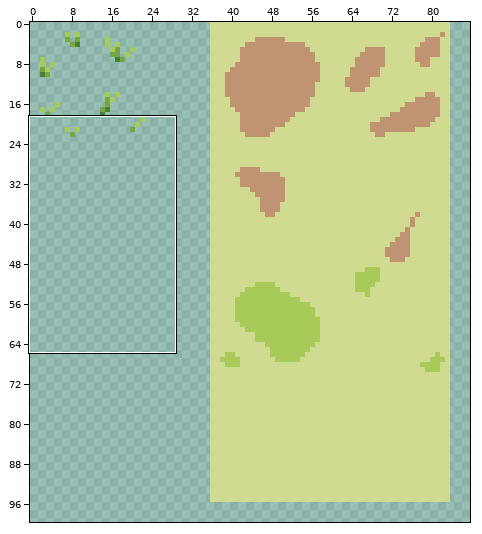
One commit to this pixel-art file: Art/tilemap/GrassyPlains_SOLODEVION/grassy_plains.aseprite. Above, an overview of the earlier version with the close-up marked.
Close-up. Before the edit:
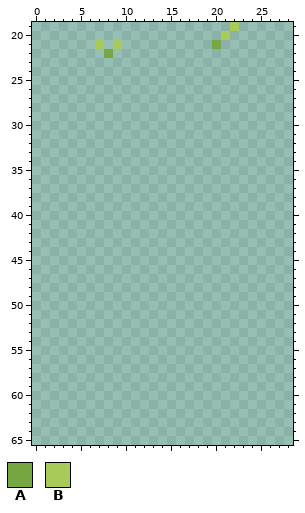
100x100 pixels, 1 frame. Shown: x 0..28, y 19..65. The wide view leaves out empty margins.
Palette (. is transparent): A #75a743  B #a8ca58
Pixels before, first column x 7:
19 ...............B
20 ..............B.
21 B.B..........A..
22 .A..............
And afterwards:
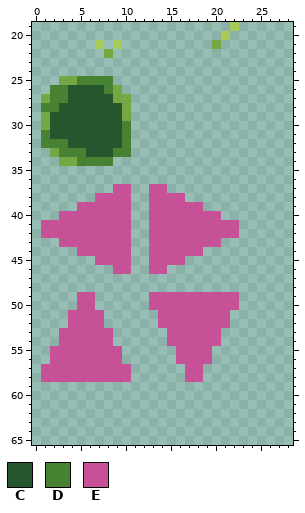
Colours new in this view: C #25562e  D #468232  E #c65197
The exact change:
Changed rows in their new state; - is an unchanged pixel.
first column x 1:
25 --AADDDD--------------
26 -DDCCCCDA-------------
27 ADDCCCCCAA------------
28 DDCCCCCCCA------------
29 ACCCCCCCCA------------
30 ACCCCCCCCD------------
31 DCCCCCCCCD------------
32 DDDCCCCCCD------------
33 -ADDDCCCDD------------
34 --AADDDD--------------
37 --------EE--EE--------
38 ------EEEE--EEEE------
39 ----EEEEEE--EEEEEE----
40 --EEEEEEEE--EEEEEEEE--
41 EEEEEEEEEE--EEEEEEEEEE
42 EEEEEEEEEE--EEEEEEEEEE
43 --EEEEEEEE--EEEEEEEE--
44 ----EEEEEE--EEEEEE----
45 ------EEEE--EEEE------
46 --------EE--EE--------
49 ----EE------EEEEEEEEEE
50 ----EE------EEEEEEEEEE
51 ---EEEE------EEEEEEEE-
52 ---EEEE------EEEEEEEE-
53 --EEEEEE------EEEEEE--
54 --EEEEEE------EEEEEE--
55 -EEEEEEEE------EEEE---
56 -EEEEEEEE------EEEE---
57 EEEEEEEEEE------EE----
58 EEEEEEEEEE------EE----
